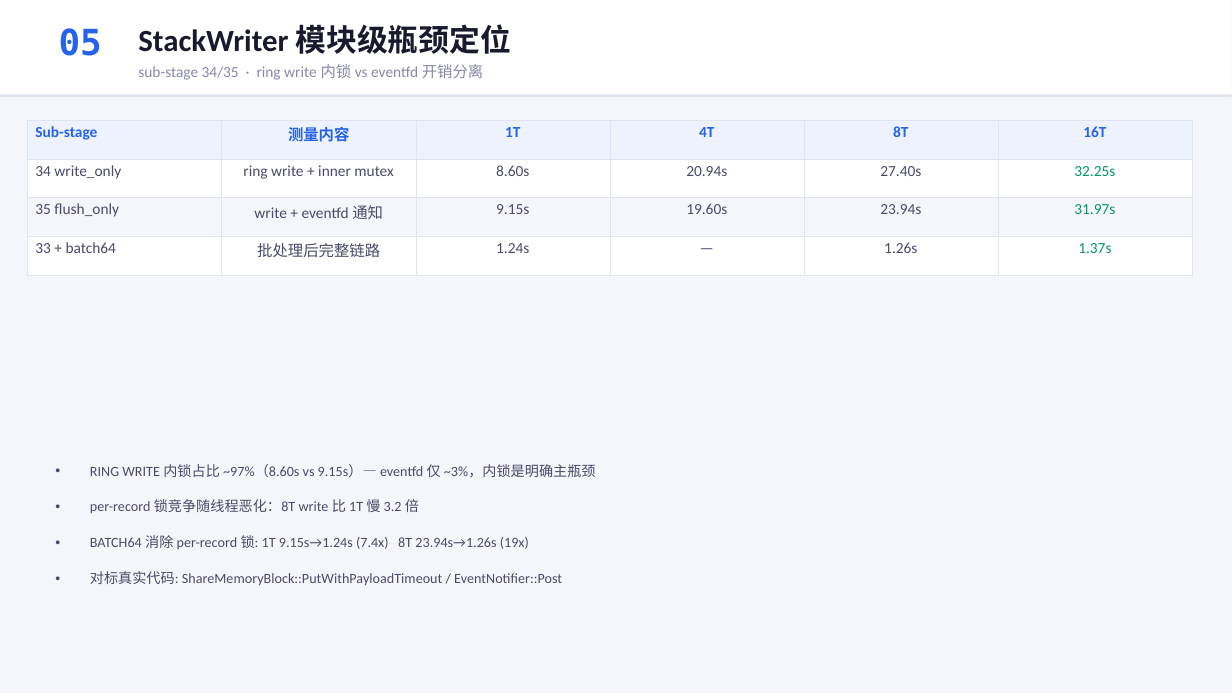
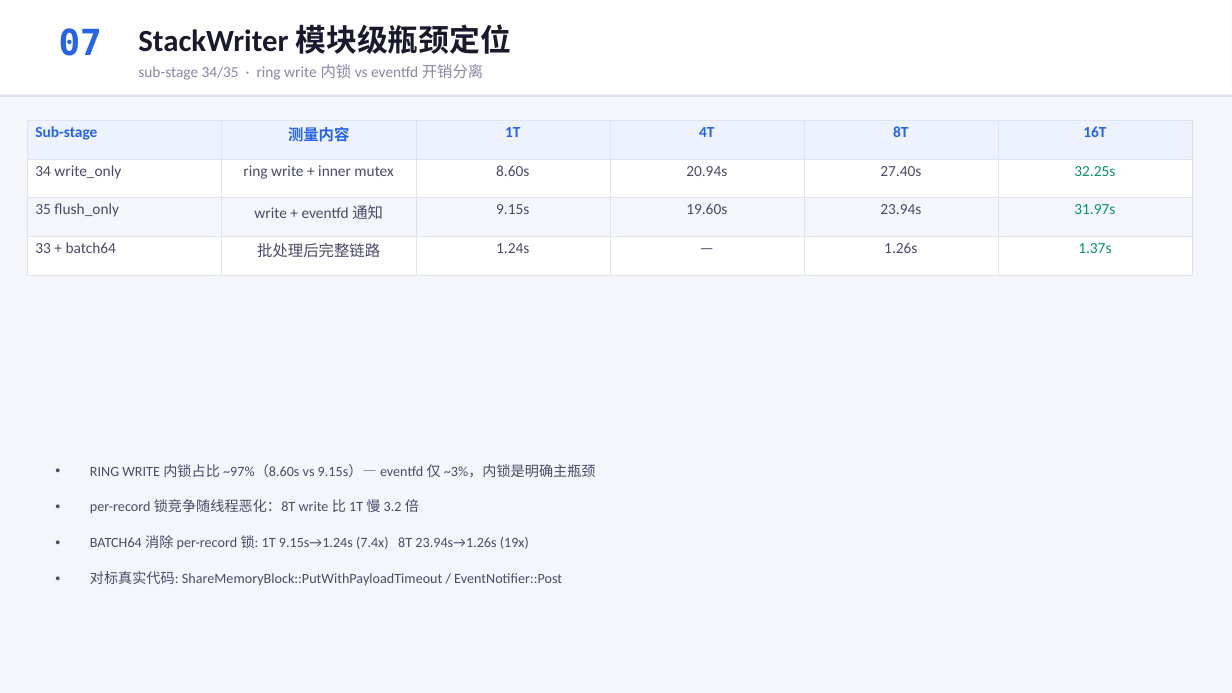
Before and after one commit to YiChiChen1106/Nativehook_linux_planb, a slide deck: slide 7 of presentation/native_hook_progress_2026-06-05.pptx (slide 6 before the commit). Drawn at 1232x693 pixels with LibreOffice and Linux fonts; fonts in the diff are those of the drawing. Boxes give left, top, right and bottom in pixels: in the first picture for what was removed or moved away, otherwise in the second. Text is boxed around its words. In the diff, an @@ line names an element or a change of style, - is before the commit and + after.

```diff
--- a/presentation/native_hook_progress_2026-06-05.pptx
+++ b/presentation/native_hook_progress_2026-06-05.pptx
@@ text at bbox=[59, 28, 102, 56]: text changed @@
-05
+07
```
Also in this commit, not shown: 5 other slides changed, 1 slide added, 2 other files.
